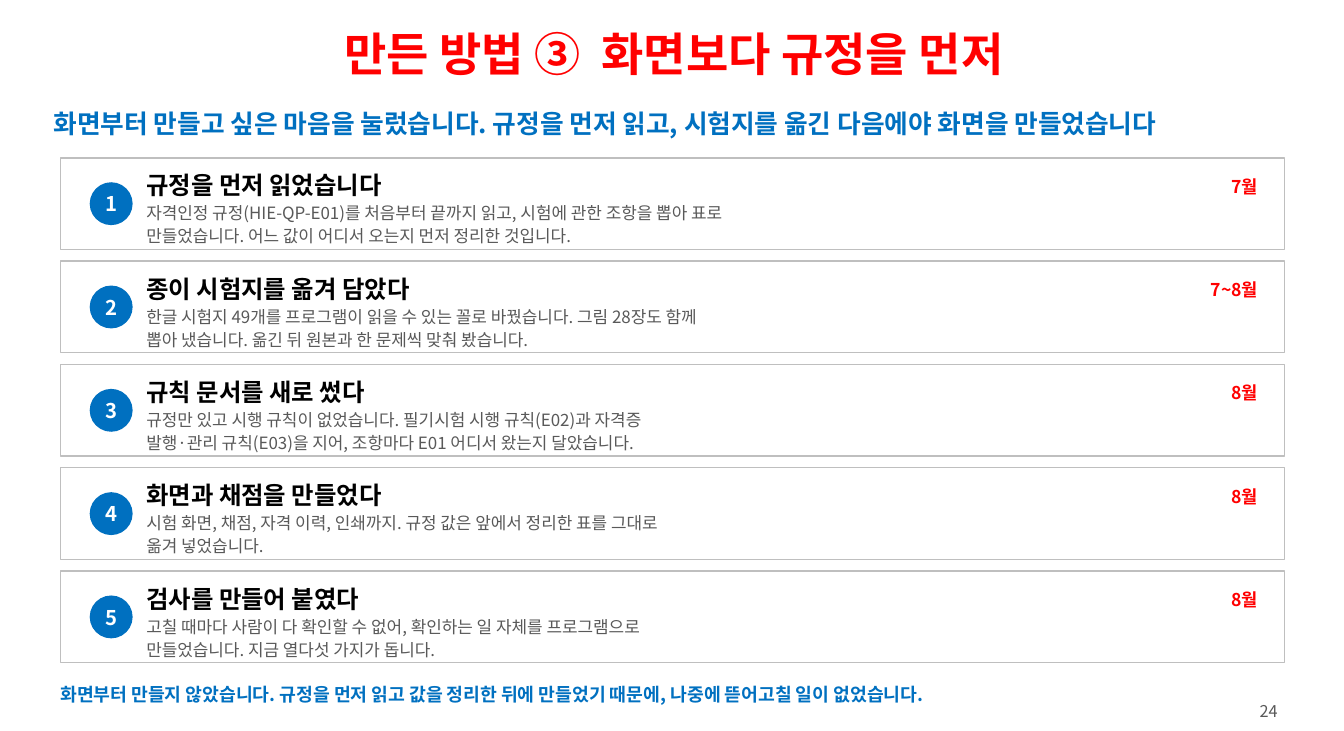
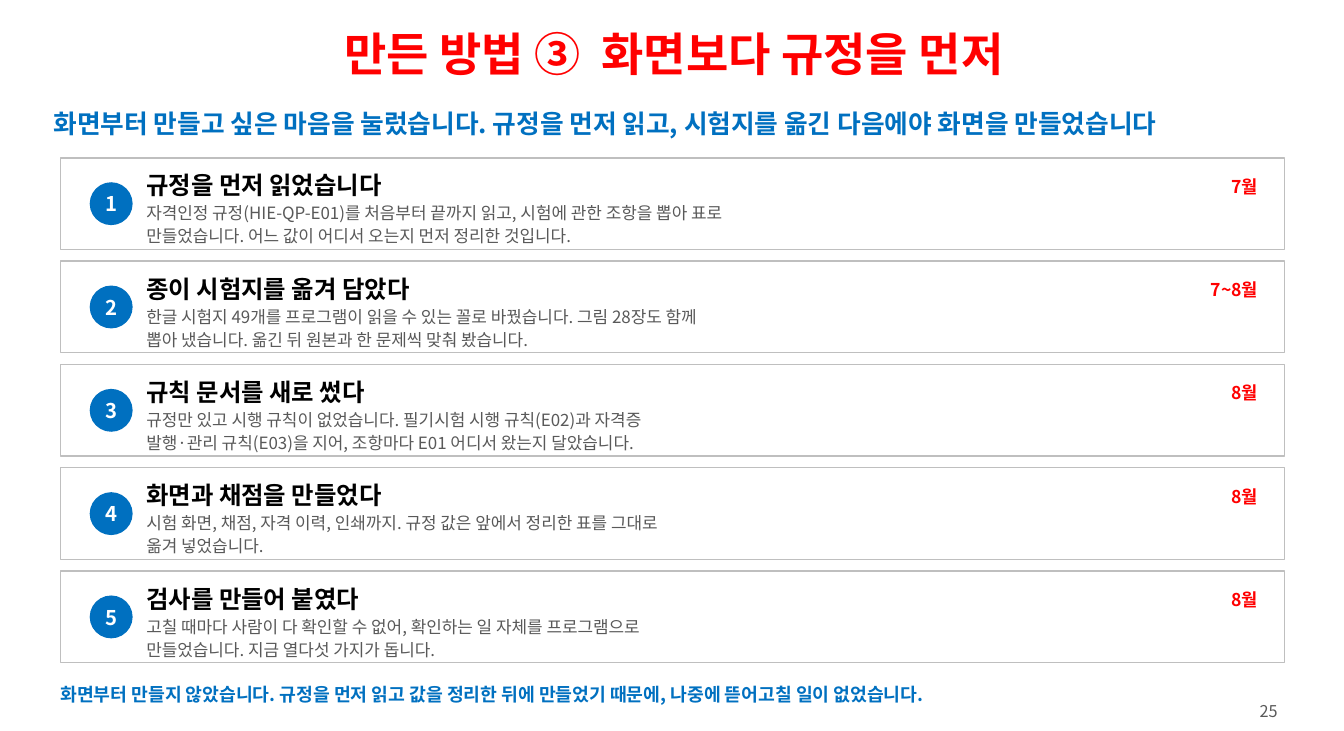
Before and after one commit to ys1277-sys/HIENDT-CBT, a slide deck: slide 25 of docs/발표자료-CBT-2026-08.pptx (slide 24 before the commit). Drawn at 1344x731 pixels with LibreOffice and Linux fonts; fonts in the diff are those of the drawing. Boxes give left, top, right and bottom in pixels: in the first picture for what was removed or moved away, otherwise in the second. Text is boxed around its words. In the diff, an @@ line names an element or a change of style, - is before the commit and + after.

```diff
--- a/docs/발표자료-CBT-2026-08.pptx
+++ b/docs/발표자료-CBT-2026-08.pptx
@@ text at <box>1260,705,1278,717</box>: text changed @@
-24
+25
```
Also in this commit, not shown: 13 other slides changed, 2 slides added, 1 slide removed, 3 other files.
